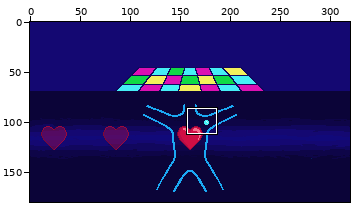
Pixel-art file -- assets_raw/background.aseprite. The first picture is a wide view before the edit; the outline marks the close-up.
Close-up. Old version:
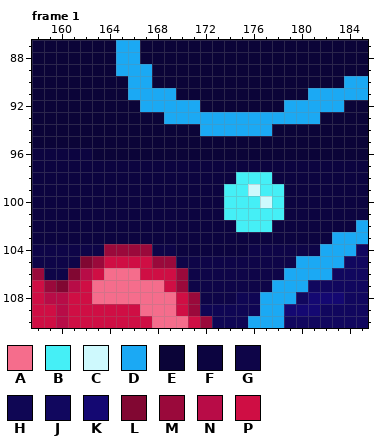
320x180 pixels, 5 frames. Colours within 5 levels of each other are drawn and written as one. Shown: frame 1: x 158..185, y 87..110.
Visible layers, top first: "bubble", "heart_empty", "heart", "body", "beat_track", "background_bottom", "dancefloor", "background_top".
Palette (. is transparent): A #f56d8c  B #45eff6  C #cef9fd  D #1ba9f4  E #0b0438  F #0c0440  G #0e0548  H #0f0654  J #11075e  K #140872  L #810732  M #9a093b  N #b80c47  P #cf0e44
Pixels before, frame 1, first column x 158:
 87 EEEEEEEDDEEEEEEEEEEEEEEEEEEE
 88 EEEEEEEDDEEEEEEEEEEEEEEEEEEE
 89 EEEEEEEDDDEEEEEEEEEEEEEEEEEE
 90 EEEEEEEEDDEEEEEEEEEEEEEEEEDD
 91 EEEEEEEEDDDDEEEEEEEEEEEDDDDD
 92 EEEEEEEEEDDDDDEEEEEEEDDDDDEE
 93 EEEEEEEEEEEDDDDDDDDDDDDDEEEE
 94 EEEEEEEEEEEEEEDDDDDDEEEEEEEE
 95 EEEEEEEEEEEEEEEEEEEEEEEEEEEE
 96 FFFFFEEEEEEEEEEEEEEEEEEEEEEE
 97 FFFFFFFFFFFFFFFFFFFFFFFFFFFF
 98 FFFFFFFFFFFFFFFFFBBBFFFFFFFF
 99 FFFFFFFFFFFFFFFFBBCBBFFFFFFF
100 FFFFFFFFFFFFFFFFBBBCBFFFFFFF
101 FFFFFFFFFFFFFFFFBBBBBFFFFFFF
102 FFFFFFFFFFFFFFFFFBBBFFFFFFFD
103 FFFFFFFFFFFFFFFFFFFFFFFFFDDD
104 GGGGGGMMMMGGFFFFFFGGGGGGDDDJ
105 GGGGLMPPPPMMGGGGGGGGGGDDDDJJ
106 MGGLNPAAAPPPMGGGGGGGGDDDDJJJ
107 PMLNPAAAAAAPMGGGGGGGDDDJJJJJ
108 PNNPPAAAAAAAPMGGGHHDDDJKKKJJ
109 PPNPPPPPPAAAPMHHHHHDDKKKJJJJ
110 PPNPPPPPPPAAAPMHHHDDDJJJJJJJ
New version:
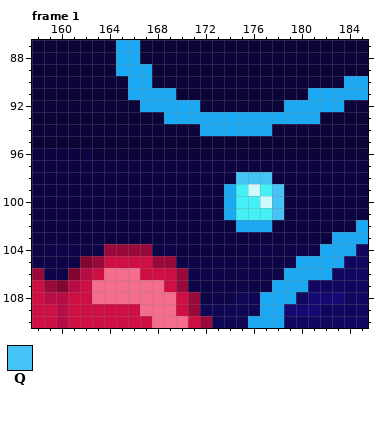
Colours new in this view: Q #43c3f6
Diff:
Frame 1, layer "bubble":
The author changed colour B to colour D in rows 99 to 101 at x 174; in row 102 at x 175 to 177.
The author changed colour B to colour Q in row 98 at x 175 to 177; in rows 99 to 101 at x 178.
Changed places in both close-ups, as pixel boxes (x1, y1, x2, y2):
changed: (224, 172, 284, 232)
